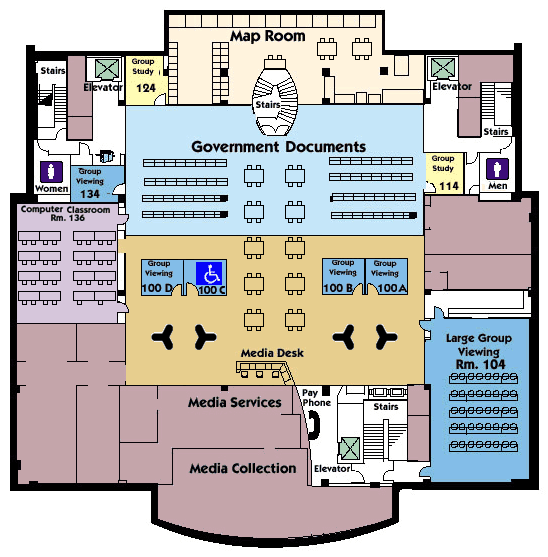
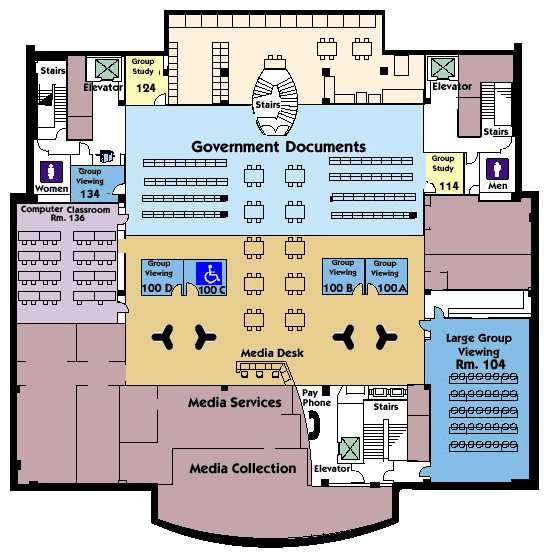
Before/after of a (548, 557) layered artwork. What changed in the layer stack:
painted on "Background" over box(169, 15, 424, 104)
